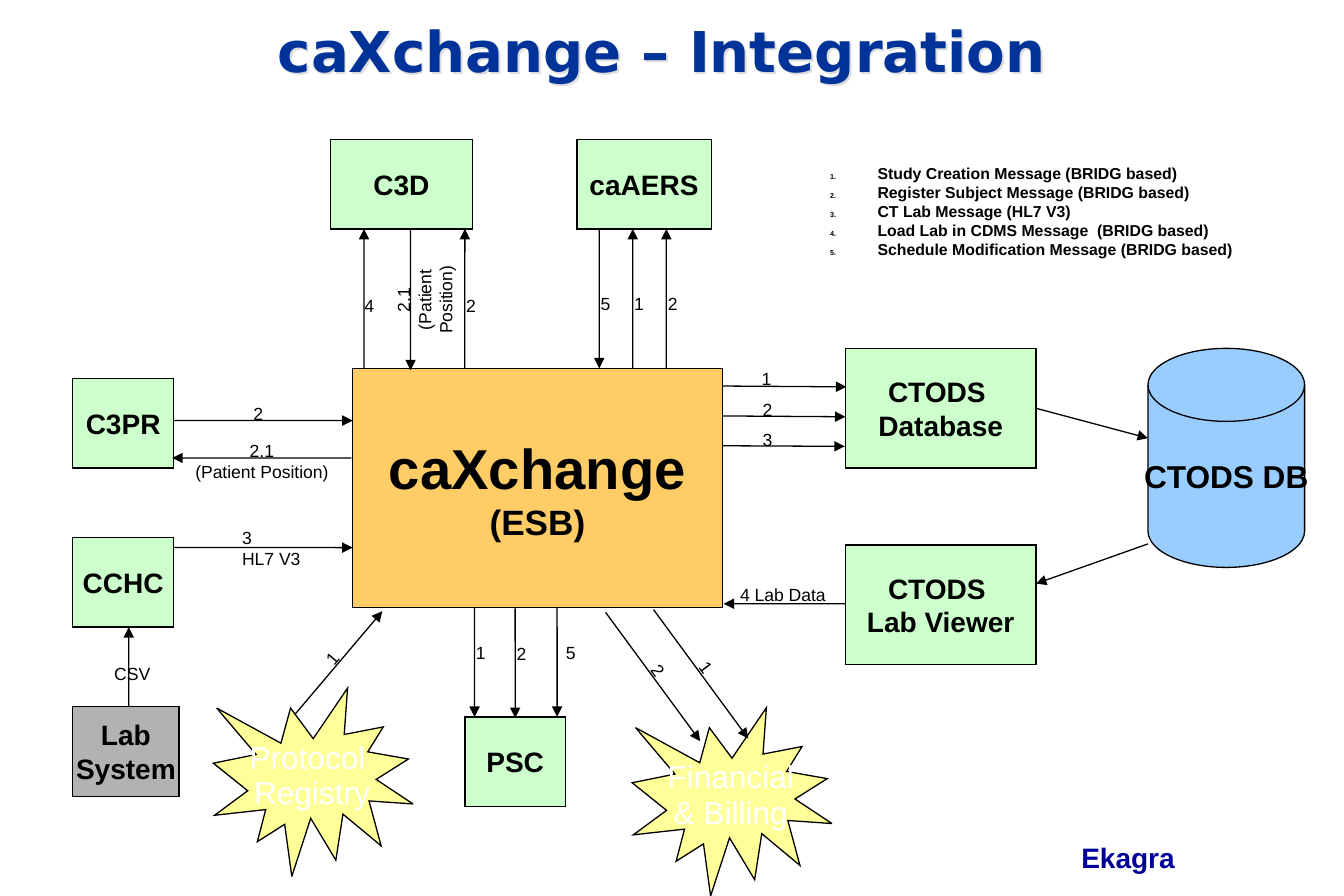
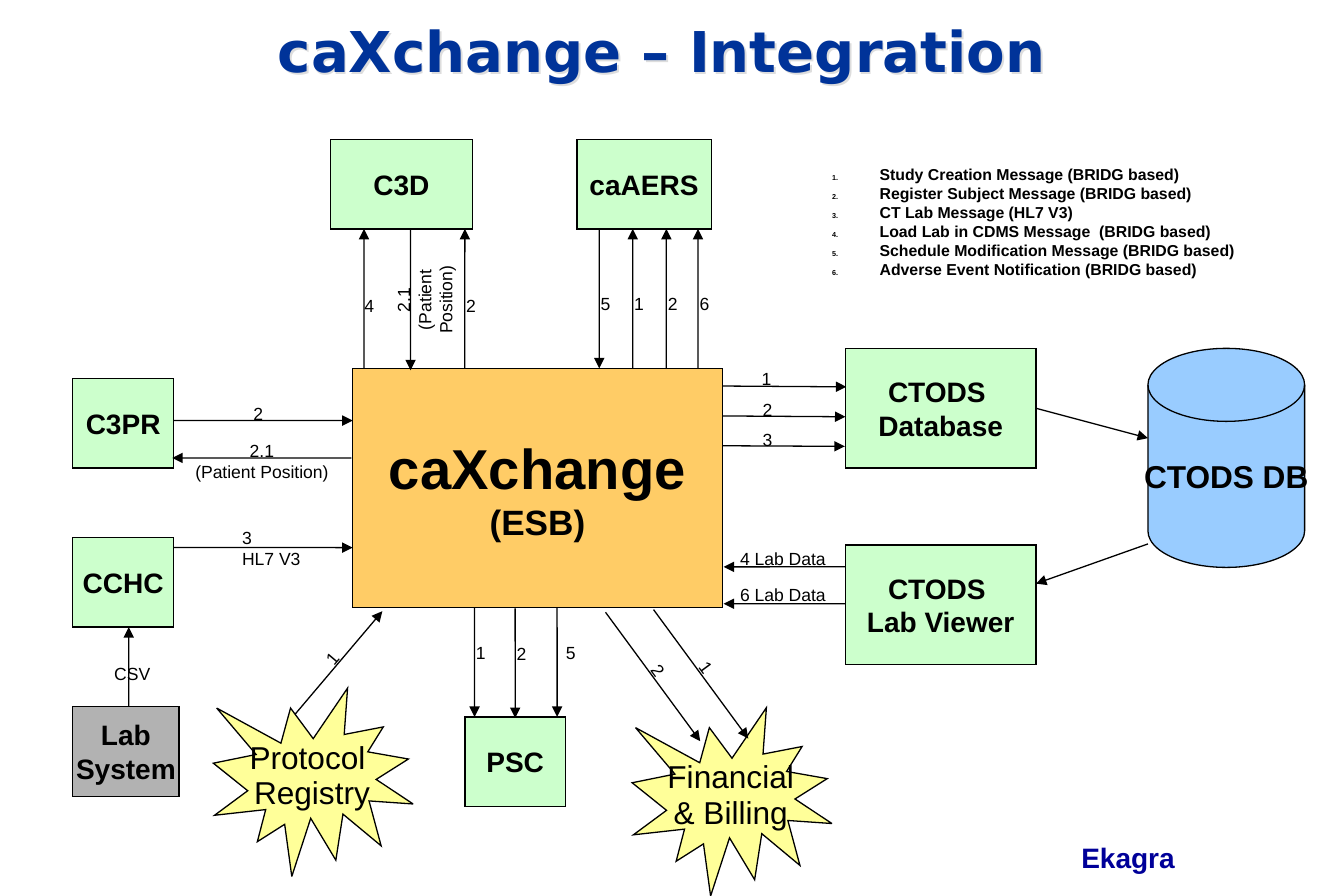
Before and after one commit to NCIP/labviewer-docs, a slide deck: slide 7 of Documentation/Overview/caXchange-Tool-at-a-glance.ppt. Drawn at 1344x896 pixels with LibreOffice and Linux fonts; fonts in the diff are those of the drawing; background and template pictures are left out. Boxes give left, top, right and bottom in pixels: in the first picture for what was removed or moved away, otherwise in the second. Text is boxed around its words. In the diff, an @@ line names an element or a change of style, - is before the commit and + after.

Commit message:
Added the link from LAbviewer to caAERS adverse event notification.
SVN-Revision: 1139

```diff
--- a/Documentation/Overview/caXchange-Tool-at-a-glance.ppt
+++ b/Documentation/Overview/caXchange-Tool-at-a-glance.ppt
@@ arrow added from (698, 368) to (698, 229), #000000 0.74 pt @@
@@ text at (x1=880, y1=263, x2=1197, y2=279): paragraph added @@
+6. Adverse Event Notification (BRIDG based)
@@ text added at (x1=700, y1=297, x2=710, y2=310), 10 pt, text #000000 @@
+6
@@ arrow added from (846, 566) to (723, 566), #000000 0.74 pt @@
@@ text "4 Lab Data" moved from (x1=740, y1=588, x2=826, y2=605) to (x1=740, y1=552, x2=826, y2=568) @@
@@ text added at (x1=740, y1=588, x2=826, y2=605), 10 pt, text #000000 @@
+6 Lab Data
@@ irregular seal "Protocol" at (x1=214, y1=688, x2=413, y2=876): text colour #FFFFFF to #000000 @@
@@ irregular seal "Financial" at (x1=632, y1=708, x2=832, y2=896): text colour #FFFFFF to #000000 @@
```
Also in this commit, not shown: 2 other slides changed.
